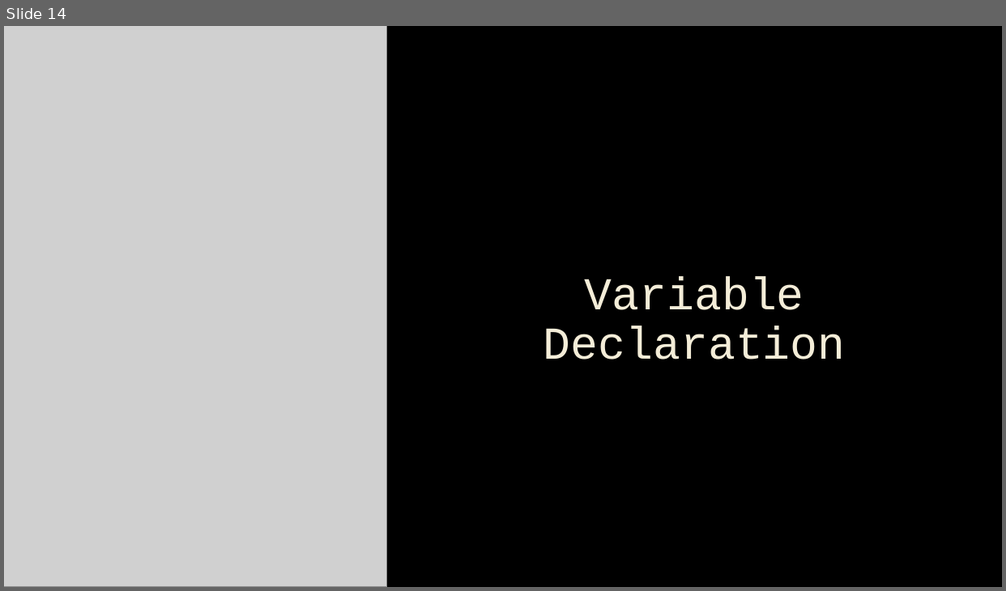
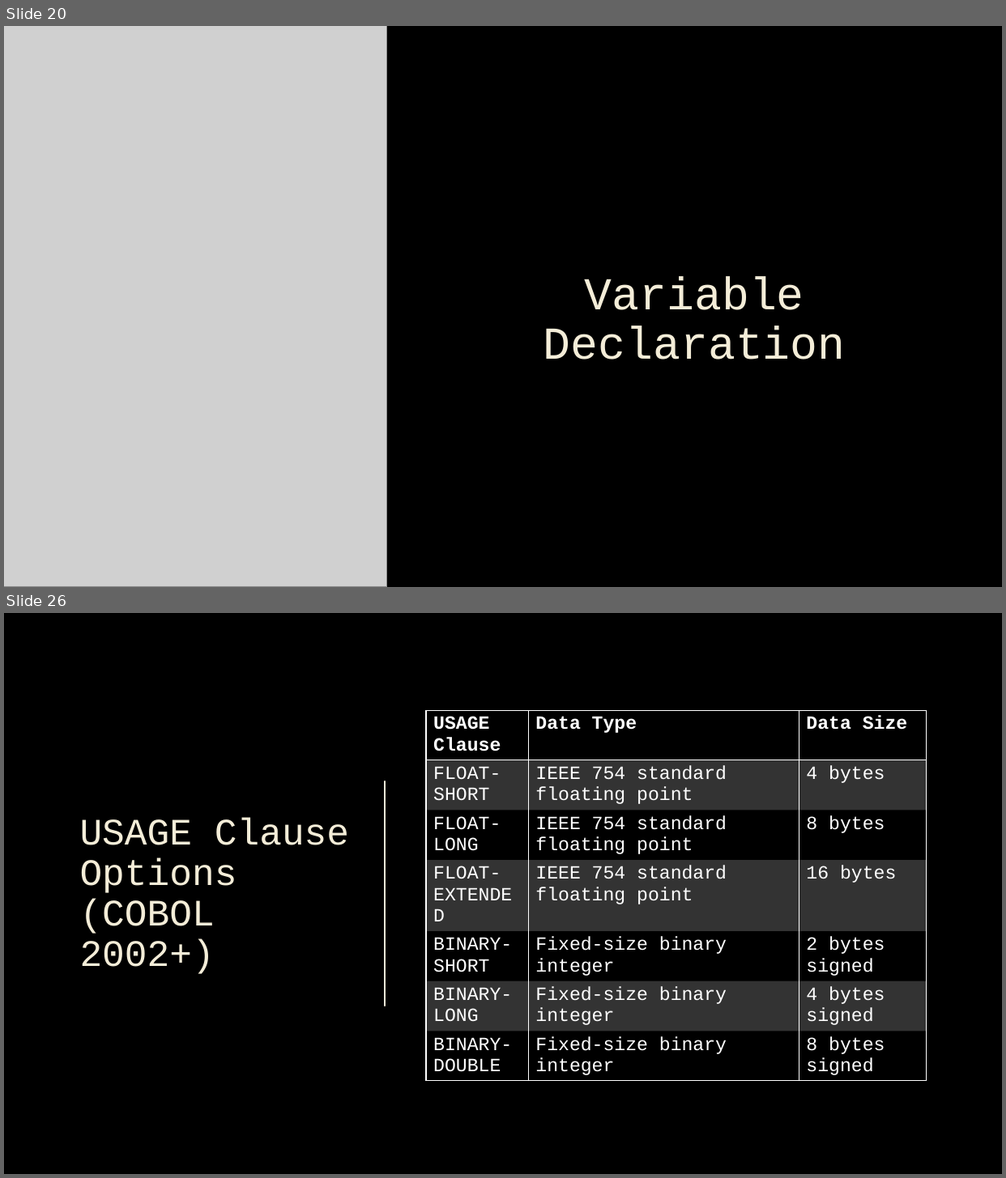
Before and after one commit to n1zuu/cobol-stack-demo, a slide deck: cobol/cobol.pptx. Shown one above the other, each under a label of ours: slide 14 before the commit, slides 20 and 26 after it; the slides between them are not shown. The pictures are 1006x591 and 1006x1178 pixels, drawn with LibreOffice and Linux fonts; fonts in the diff are those of the drawing; grey boxes stand for pictures; background and template pictures are left out. Boxes give left, top, right and bottom in pixels: in the first picture for what was removed or moved away, otherwise in the second. Text is boxed around its words. In the diff, an @@ line names an element or a change of style, - is before the commit and + after.

```diff
--- a/cobol/cobol.pptx
+++ b/cobol/cobol.pptx
@@ slide 26 added at (4, 613, 1002, 1174), background picture (left out) @@
@@ table added at (426, 710, 928, 1079), 7 rows, 3 columns @@
+USAGE Clause | Data Type | Data Size
+FLOAT-SHORT | IEEE 754 standard floating point | 4 bytes
+FLOAT-LONG | IEEE 754 standard floating point | 8 bytes
+FLOAT-EXTENDED | IEEE 754 standard floating point | 16 bytes
+BINARY-SHORT | Fixed-size binary integer | 2 bytes signed
+BINARY-LONG | Fixed-size binary integer | 4 bytes signed
+BINARY-DOUBLE | Fixed-size binary integer | 8 bytes signed
@@ line added from (385, 781) to (385, 1006), #F4EDD8 1.5 pt @@
@@ title added at (80, 818, 349, 974), 36 pt, text #F4EDD8 @@
+USAGE Clause Options (COBOL 2002+)
@@ what was slide 14 is now slide 20 @@
```
Also in this commit, not shown: 10 slides changed, 19 other slides added.
